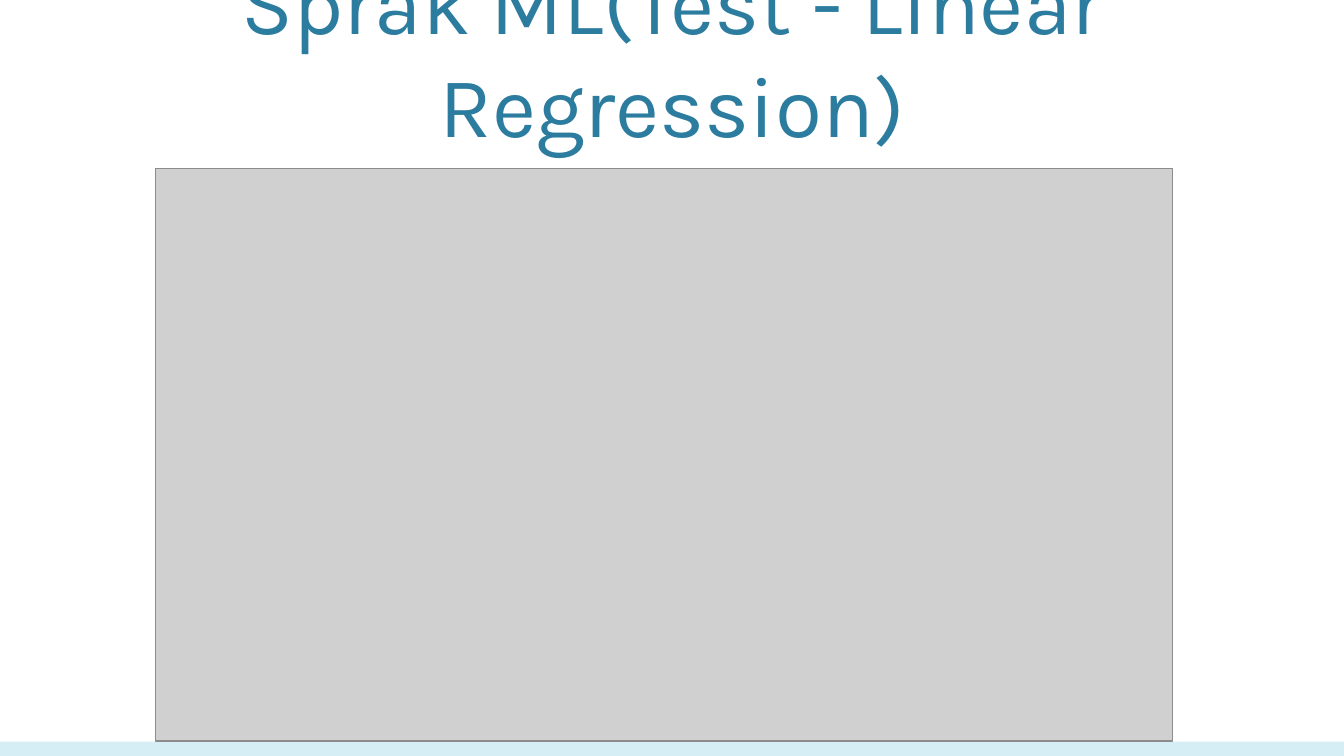
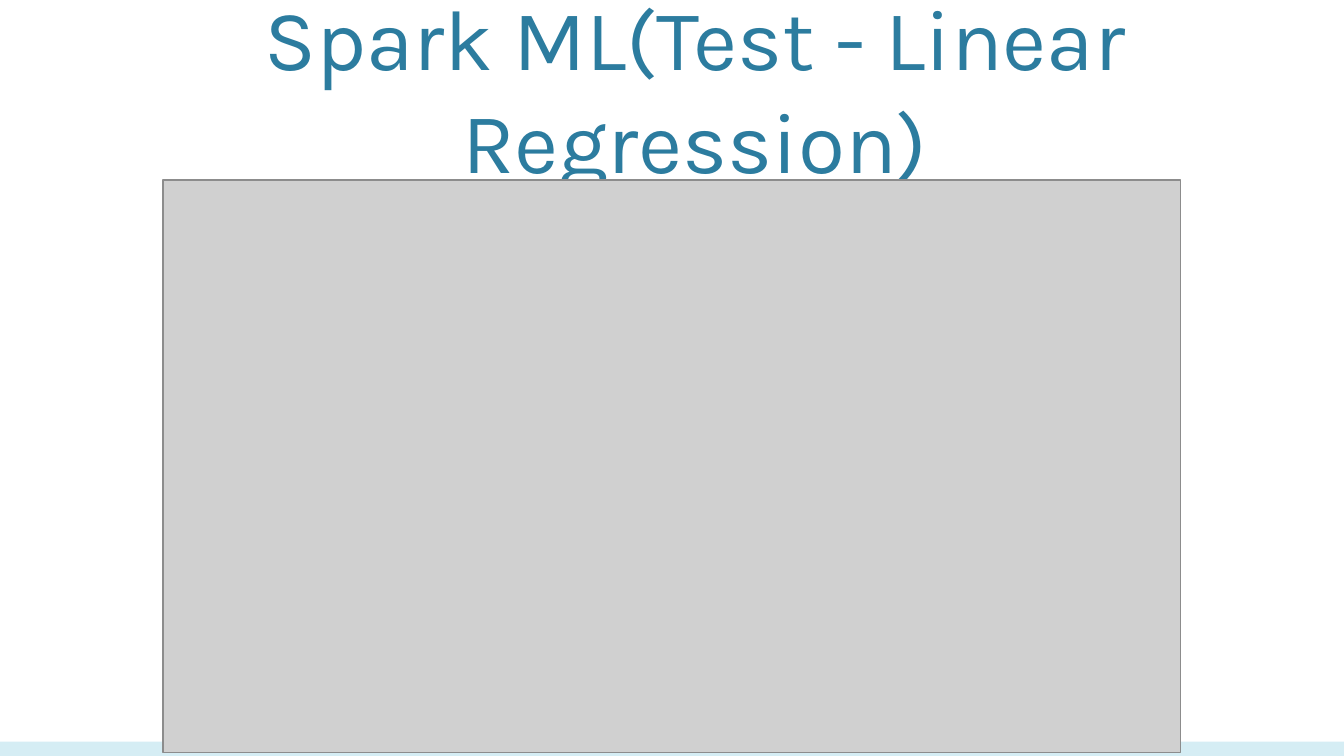
Before and after one commit to biranlicis/Movie-Box-Office-Machine-Learning, a slide deck: slide 22 of PPT CIS5560.pptx. Drawn at 1344x756 pixels with LibreOffice and Linux fonts; fonts in the diff are those of the drawing; grey boxes stand for pictures; background and template pictures are left out. Boxes give left, top, right and bottom in pixels: in the first picture for what was removed or moved away, otherwise in the second. Text is boxed around its words. In the diff, an @@ line names an element or a change of style, - is before the commit and + after.

```diff
--- a/PPT CIS5560.pptx
+++ b/PPT CIS5560.pptx
@@ title at <box>265,7,1125,194</box>: text changed @@
-Sprak ML(Test - Linear Regression)
+Spark ML(Test - Linear Regression)
@@ picture: place and size @@
-picture at <box>156,168,1173,741</box>
+picture at <box>163,180,1180,753</box>
```
Also in this commit, not shown: 17 other slides changed, 4 slides removed.
